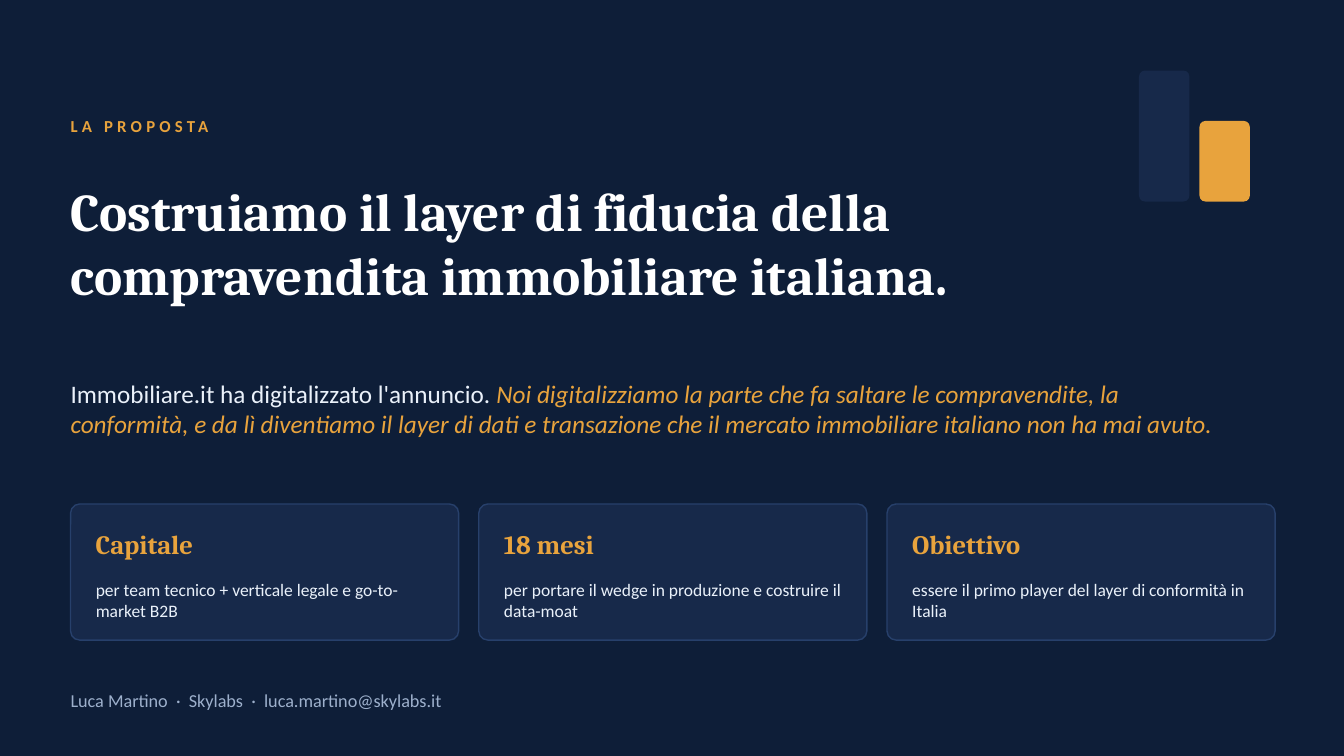
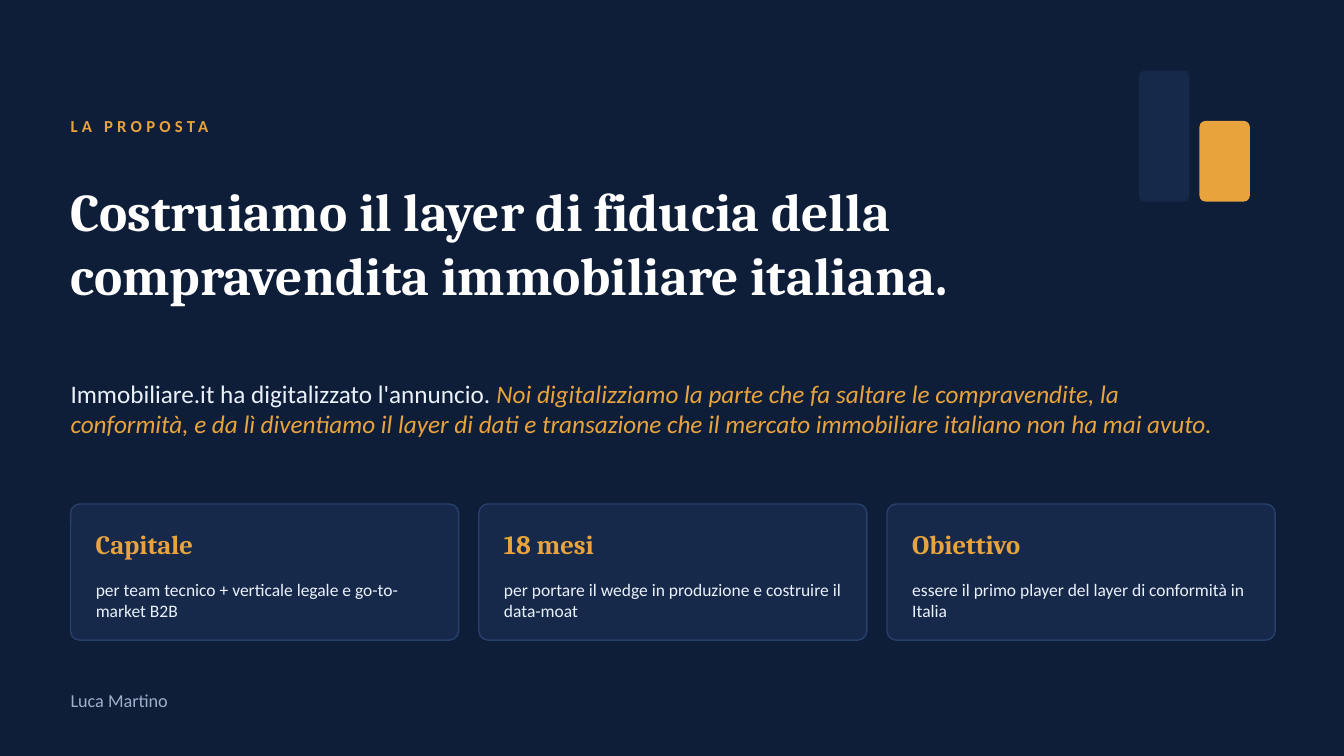
Before and after one commit to lucamartino-dev/Luca, a slide deck: slide 15 of proptech-deck/Conforme_Pitch.pptx. Drawn at 1344x756 pixels with LibreOffice and Linux fonts; fonts in the diff are those of the drawing. Boxes give left, top, right and bottom in pixels: in the first picture for what was removed or moved away, otherwise in the second. Text is boxed around its words. In the diff, an @@ line names an element or a change of style, - is before the commit and + after.

```diff
--- a/proptech-deck/Conforme_Pitch.pptx
+++ b/proptech-deck/Conforme_Pitch.pptx
@@ text at [71, 694, 168, 707]: text changed @@
-Luca Martino · Skylabs · luca.martino@skylabs.it
+Luca Martino
```
Also in this commit, not shown: 2 other slides changed, 4 other files.
